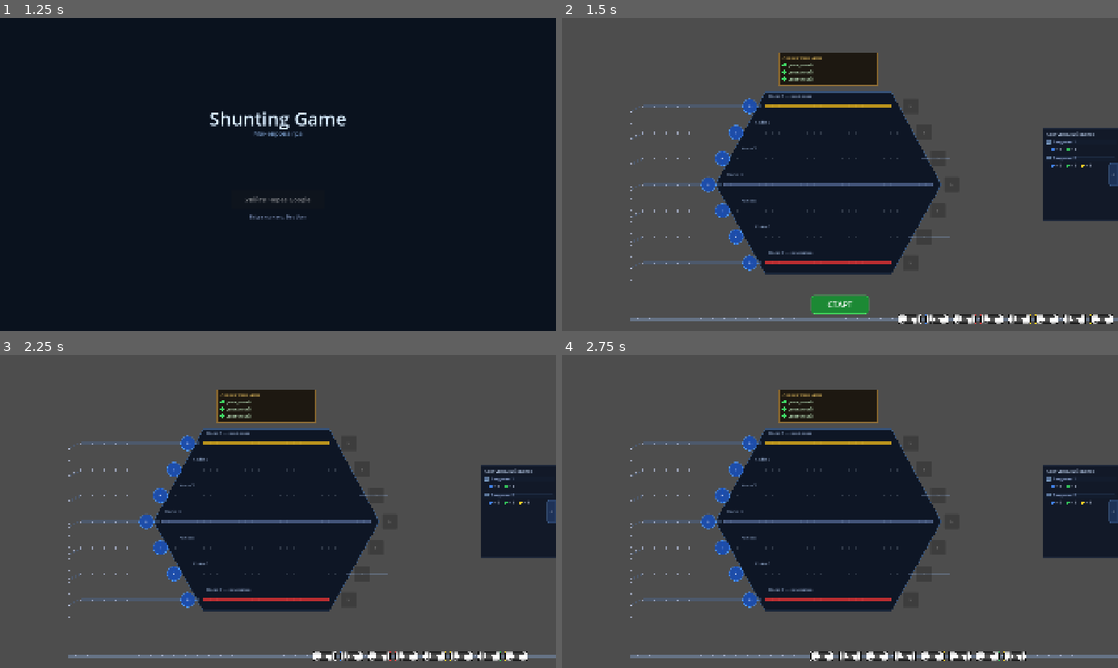
Above: before the commit, frames 1-4 (two rows, left to right).
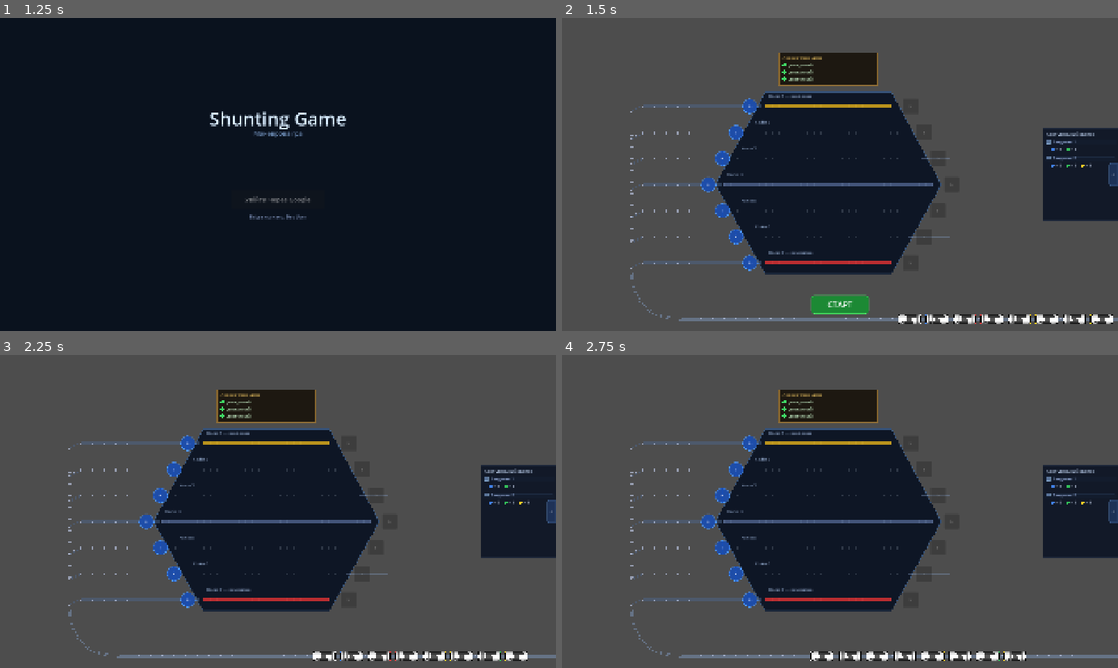
Above: after the commit, the same moments.

Repository: Fenimors99/shunting-game
Game: Godot game, scene res://scenes/LoginScreen.tscn
Same seed, same stepped clock (60 frames per second), same inputs: the game is played once before the commit and once after it.
Inputs:
- Up to frame 1 (1.25 s): click "Увійти через Google" at 0.5 s
- Up to frame 2 (1.5 s): tap Enter at 1.25 s
- Up to frame 3 (2.25 s): click "СТАРТ" at 2 s
- Up to frame 4 (2.75 s): no input

Frame 1 is identical in both runs. In frame 2, 0.2% of the frame differs, in the area x 12-22%, y 29-97%; in frame 3, 0.2%; in frame 4, 0.2%.

Commit message:
feat: smooth arc on queue left turn instead of sharp 90-degree corner

Diff:
--- a/scripts/Layout.gd
+++ b/scripts/Layout.gd
@@ -6,6 +6,7 @@
 
 const JUNCTION_X    := 240.0
 const QUEUE_Y       := 1039.0
+const QUEUE_ARC_X   := 420.0   # Де черга закінчується і починається дуга повороту
 
 const STATION_LEFT  := 560.0
 const STATION_RIGHT := 1280.0
--- a/scripts/Station.gd
+++ b/scripts/Station.gd
@@ -166,36 +166,68 @@
 	var rail_color := Color(0.5, 0.6, 0.75, 0.5)
 	var thin_color := COLOR_BORDER
 
+	# Пряма ділянка черги: від правого краю екрана до початку дуги
 	_draw_rail_segment(
 		Vector2(get_viewport_rect().size.x, Layout.QUEUE_Y),
-		Vector2(Layout.JUNCTION_X - 3, Layout.QUEUE_Y),
+		Vector2(Layout.QUEUE_ARC_X, Layout.QUEUE_Y),
 		rail_color
 	)
 
-	var min_y = Layout.QUEUE_Y
-	var max_y = Layout.QUEUE_Y
-
-	for i in range(1, Layout.TRACK_COUNT + 1):
-		var branch_connection_y = Layout.get_track_y(i) + 20
-		min_y = min(min_y, branch_connection_y)
-		max_y = max(max_y, branch_connection_y)
-
+	# Дуга: плавний поворот від черги вгору до вертикального розподільника
+	var arc_end_y := Layout.get_track_y(Layout.TRACK_COUNT) + 20.0
+	_draw_curved_rail(_quad_bezier(
+		Vector2(Layout.QUEUE_ARC_X, Layout.QUEUE_Y),
+		Vector2(Layout.JUNCTION_X,  Layout.QUEUE_Y),
+		Vector2(Layout.JUNCTION_X,  arc_end_y)
+	), rail_color)
+
+	# Вертикальна рейка від колії 7 вгору до колії 1
 	_draw_rail_segment(
-		Vector2(Layout.JUNCTION_X, min_y),
-		Vector2(Layout.JUNCTION_X, max_y),
+		Vector2(Layout.JUNCTION_X, arc_end_y),
+		Vector2(Layout.JUNCTION_X, Layout.get_track_y(1) + 20),
 		thin_color
 	)
 
-	for i in range(1, Layout.TRACK_COUNT + 1):
-		var y := Layout.get_track_y(i)
+	# Розгалуження до кожної колії
+	for i in range(1, Layout.TRACK_COUNT + 1):
+		var y      := Layout.get_track_y(i)
 		var bounds := _get_track_bounds(i)
-		var start := Vector2(Layout.JUNCTION_X, y + 20)
-		var mid := Vector2(Layout.JUNCTION_X + 40, y)
-		# Тягнемо рейку до зміщеного початку колії
-		var end := Vector2(bounds.x - 10, y)
-
+		var start  := Vector2(Layout.JUNCTION_X,      y + 20)
+		var mid    := Vector2(Layout.JUNCTION_X + 40, y)
+		var end    := Vector2(bounds.x - 10,          y)
 		_draw_rail_segment(start, mid, thin_color)
-		_draw_rail_segment(mid, end, thin_color)
+		_draw_rail_segment(mid,   end, thin_color)
+
+
+func _quad_bezier(p0: Vector2, p1: Vector2, p2: Vector2,
+		steps: int = 32) -> PackedVector2Array:
+	var pts := PackedVector2Array()
+	for i in range(steps + 1):
+		var t  := float(i) / steps
+		var mt := 1.0 - t
+		pts.append(mt * mt * p0 + 2.0 * mt * t * p1 + t * t * p2)
+	return pts
+
+
+func _draw_curved_rail(pts: PackedVector2Array, color: Color) -> void:
+	if pts.size() < 2:
+		return
+	var pts_a := PackedVector2Array()
+	var pts_b := PackedVector2Array()
+	for i in range(pts.size()):
+		var dir: Vector2
+		if i == 0:
+			dir = (pts[1] - pts[0]).normalized()
+		elif i == pts.size() - 1:
+			dir = (pts[i] - pts[i - 1]).normalized()
+		else:
+			dir = (pts[i + 1] - pts[i - 1]).normalized()
+		var n := Vector2(-dir.y, dir.x)
+		pts_a.append(pts[i] + n * 3.0)
+		pts_b.append(pts[i] - n * 3.0)
+	draw_polyline(pts_a, color, 2.0)
+	draw_polyline(pts_b, color, 2.0)
+
 
 func _draw_rail_segment(from: Vector2, to: Vector2, color: Color) -> void:
 	var dir := (to - from).normalized()
